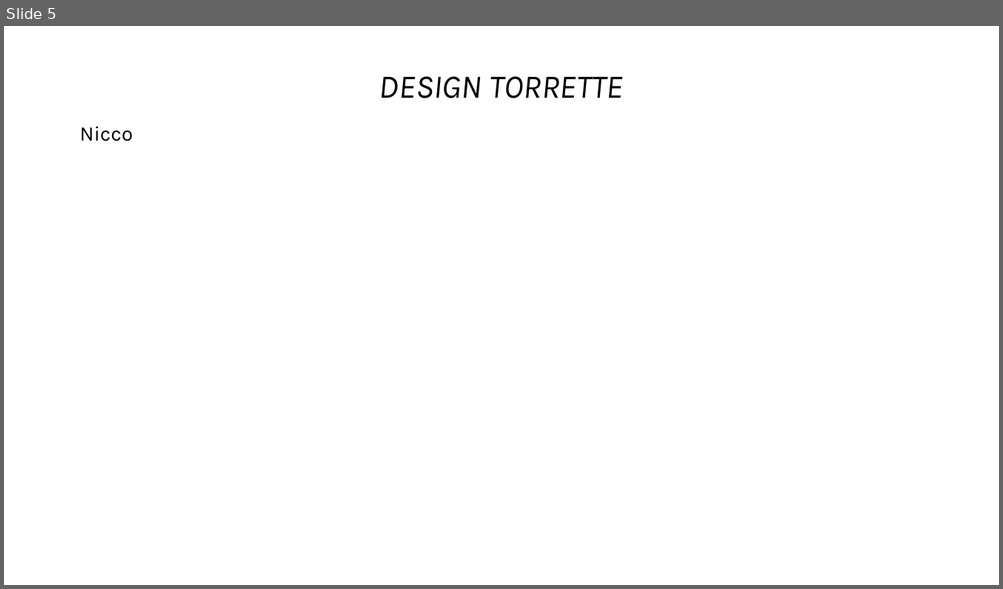
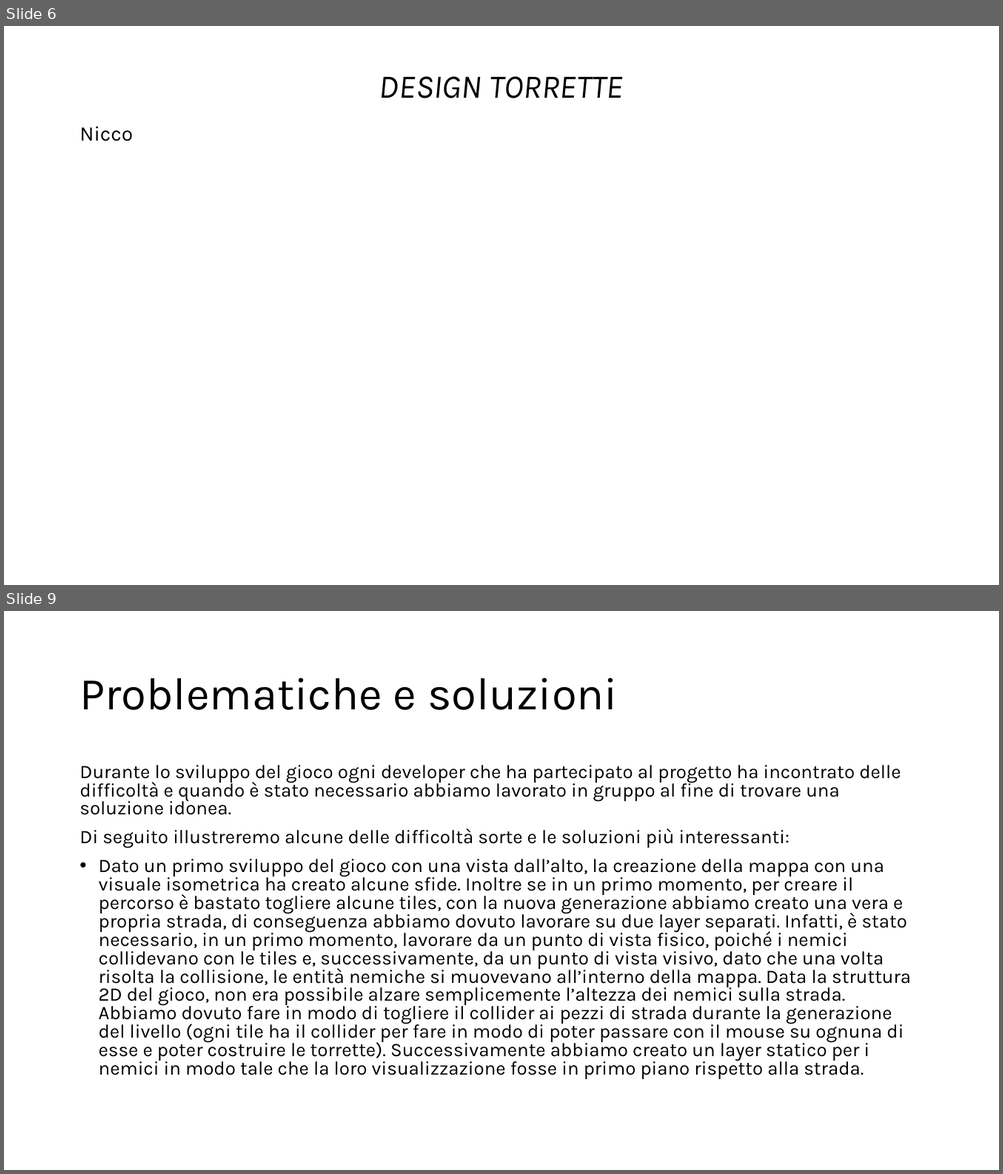
Before and after one commit to DheAnto/TowerDefence, a slide deck: Report Game Dev.pptx. Shown one above the other, each under a label of ours: slide 5 before the commit, slides 6 and 9 after it; the slides between them are not shown. The pictures are 1003x589 and 1003x1174 pixels, drawn with LibreOffice and Linux fonts; fonts in the diff are those of the drawing. Boxes give left, top, right and bottom in pixels: in the first picture for what was removed or moved away, otherwise in the second. Text is boxed around its words. In the diff, an @@ line names an element or a change of style, - is before the commit and + after.

```diff
--- a/Report Game Dev.pptx
+++ b/Report Game Dev.pptx
@@ slide 9 added at (4, 611, 999, 1170), background #FFFFFF @@
@@ title added at (79, 678, 617, 710), 44 pt, text #000000 @@
+Problematiche e soluzioni
@@ text added at (79, 765, 910, 1079), 18.5 pt, text #000000 @@
+Durante lo sviluppo del gioco ogni developer che ha partecipato al progetto ha incontrato delle difficoltà e quando è stato necessario abbiamo lavorato in gruppo al fine di trovare una soluzione idonea.
+Di seguito illustreremo alcune delle difficoltà sorte e le soluzioni più interessanti:
+• Dato un primo sviluppo del gioco con una vista dall’alto, la creazione della mappa con una visuale isometrica ha creato alcune sfide. Inoltre se in un primo momento, per creare il percorso è bastato togliere alcune tiles, con la nuova generazione abbiamo creato una vera e propria strada, di conseguenza abbiamo dovuto lavorare su due layer separati. Infatti, è stato necessario, in un primo momento, lavorare da un punto di vista fisico, poiché i nemici collidevano con le tiles e, successivamente, da un punto di vista visivo, dato che una volta risolta la collisione, le entità nemiche si muovevano all’interno della mappa. Data la struttura 2D del gioco, non era possibile alzare semplicemente l’altezza dei nemici sulla strada. Abbiamo dovuto fare in modo di togliere il collider ai pezzi di strada durante la generazione del livello (ogni tile ha il collider per fare in modo di poter passare con il mouse su ognuna di esse e poter costruire le torrette). Successivamente abbiamo creato un layer statico per i nemici in modo tale che la loro visualizzazione fosse in primo piano rispetto alla strada.
@@ what was slide 5 is now slide 6 @@
```
Also in this commit, not shown: 3 slides changed, 1 other slide added, 4 other files.
